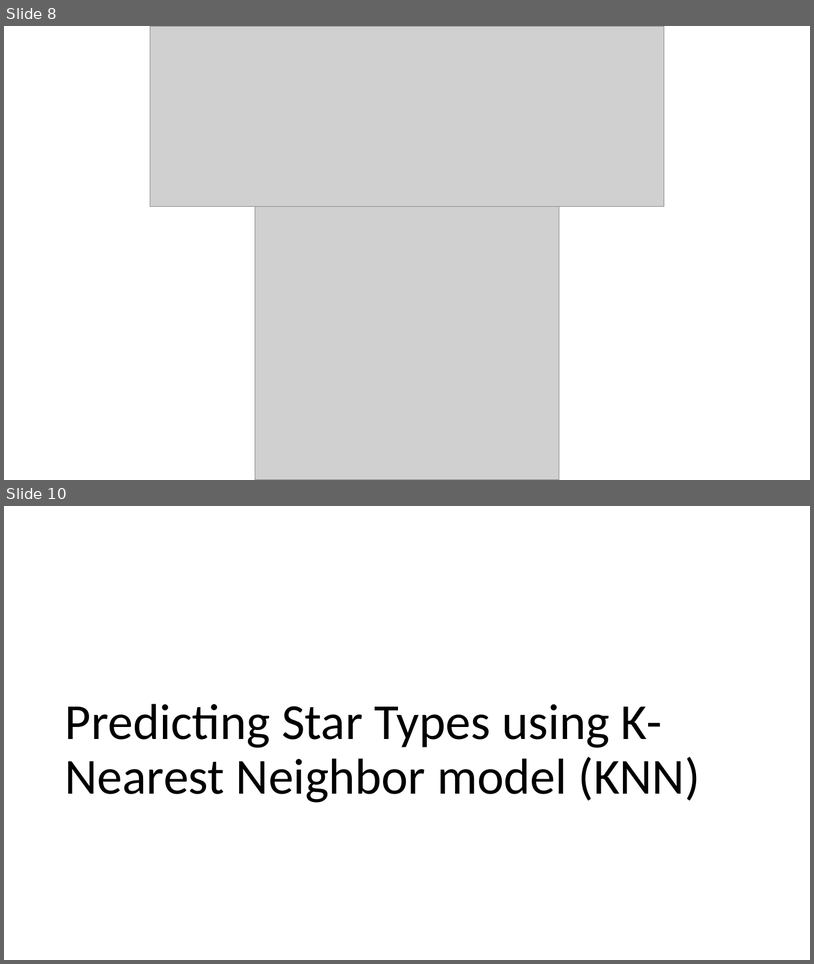
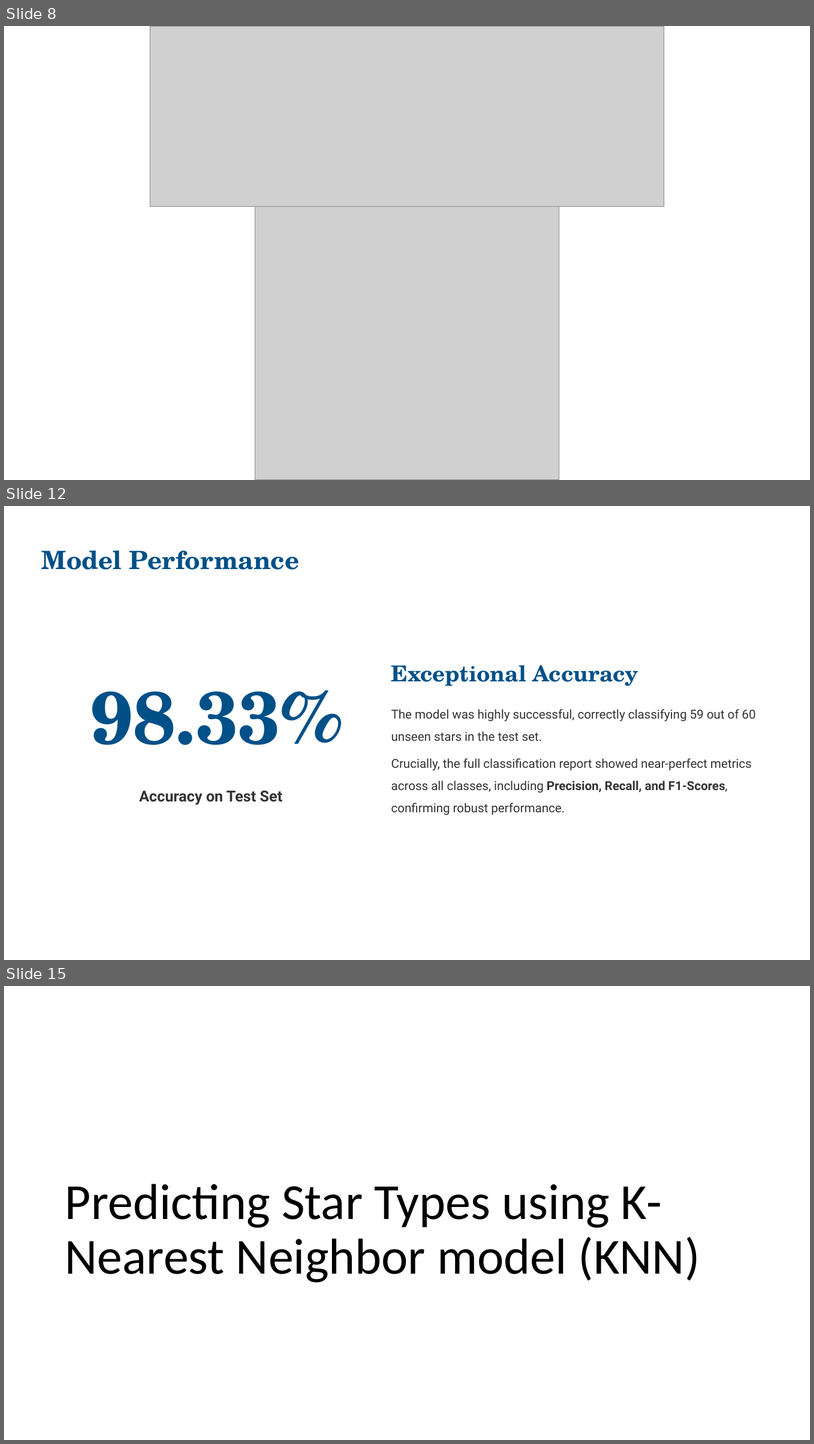
Before and after one commit to aidenhammond/data-science-final-project, a slide deck: data-science-final-projects.pptx. Shown one above the other, each under a label of ours: slides 8 and 10 before the commit, slides 8, 12 and 15 after it; the slides between them are not shown. The pictures are 814x964 and 814x1444 pixels, drawn with LibreOffice and Linux fonts; fonts in the diff are those of the drawing; grey boxes stand for pictures. Boxes give left, top, right and bottom in pixels: in the first picture for what was removed or moved away, otherwise in the second. Text is boxed around its words. In the diff, an @@ line names an element or a change of style, - is before the commit and + after.

```diff
--- a/data-science-final-projects.pptx
+++ b/data-science-final-projects.pptx
@@ slide 12 added at (4,506,810,960), background #FFFFFF @@
@@ text added at (42,550,300,570), 30 pt, text #005088, bold @@
+Model Performance
@@ text added at (392,665,639,686), 26.1 pt, text #005088, bold @@
+Exceptional Accuracy
@@ text added at (91,690,343,745), 88 pt, text #005088, bold @@
+98.33%
@@ text added at (392,709,756,741), 14.7 pt, text #333333 @@
+The model was highly successful, correctly classifying 59 out of 60 unseen stars in the test set.
@@ text added at (392,758,752,815), 14.7 pt, text #333333 @@
+Crucially, the full classification report showed near-perfect metrics across all classes, including Precision, Recall, and F1-Scores, confirming robust performance.
@@ text added at (139,790,283,805), 18 pt, text #333333, bold @@
+Accuracy on Test Set
@@ what was slide 10 is now slide 15 @@
```
Also in this commit, not shown: 1 slide changed, 4 other slides added.
